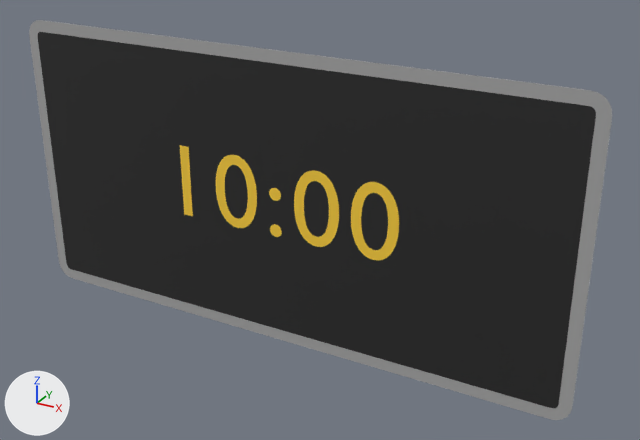
One commit to the glTF model panneaux/24_messages_dynamiques/decompteur.glb: the scene before it, then after it.
Rendered twice from a 50 mm lens placed at (0.696, -1.12, 0.549), pointed at (0.067, 0.024, -0.023). The lights are fixed; the arrows at lower left show +X, +Y and +Z. The older version comes first. Where no turn or scale is listed for an object, it has been applied to the vertices. Vertices at exactly the same position are counted once.

Script lines for the objects in view, before the commit:
```python
me_cadre_354 = bpy.data.meshes.new('cadre.354')
me_cadre_354.from_pydata(...)  # 48 vertices, 92 faces; spans x -0.5..0.5, y 0.0, z -0.25..0.25
me_cadre_354.materials.append(mat_gris_panneau)  # grey #aaaaaa
me_fond_354 = bpy.data.meshes.new('fond.354')
me_fond_354.from_pydata(...)  # 48 vertices, 92 faces; spans x -0.48..0.48, y 0.0, z -0.23..0.23
me_fond_354.materials.append(mat_noir_pictogramme)  # black #272727
me_t_569 = bpy.data.meshes.new('t.569')
me_t_569.from_pydata(...)  # 776 vertices, 1540 faces; spans x -0.185..0.216, y 0.0, z -0.057..0.072
me_t_569.materials.append(mat_ambre_dynamique)  # yellow #ffd33f
ob_decompteur_cadre00 = bpy.data.objects.new('decompteur_cadre00', me_cadre_354)
ob_decompteur_cadre00.location = (0.0, -0.002, 0.0)
ob_decompteur_fond01 = bpy.data.objects.new('decompteur_fond01', me_fond_354)
ob_decompteur_fond01.location = (0.0, -0.002, 0.0)
ob_decompteur_txt02 = bpy.data.objects.new('decompteur_txt02', me_t_569)
ob_decompteur_txt02.location = (0.0, -0.002, 0.0)
```
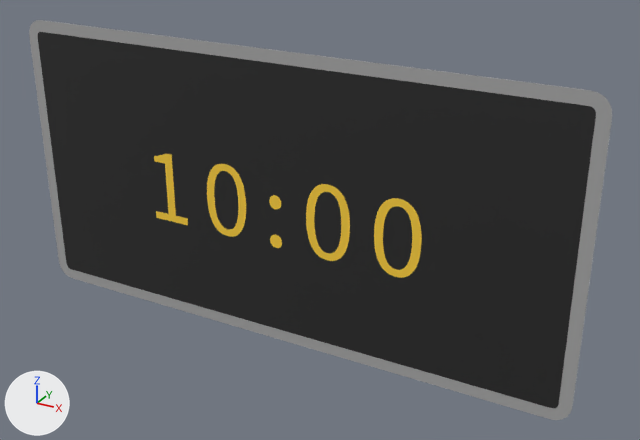
Edits to the scene script, one JSON object a line:
```json
{"block": "me_t_569", "where": "# used by ob_decompteur_txt02; location = (0.0, -0.002, 0.0)"}
{"op": "remove", "block": "me_t_569", "code": "me_t_569.from_pydata(...)  # 776 vertices, 1540 faces; spans x -0.185..0.216, y 0.0, z -0.057..0.072"}
{"op": "add", "block": "me_t_569", "code": "me_t_569.from_pydata(...)  # 812 vertices, 1612 faces; spans x -0.247..0.253, y 0.0, z -0.077..0.053"}
{"block": "me_t_569", "change": "me_t_569 part 1: the loose piece of 96 vertices spanning x -0.011..0.011, y 0.0, z -0.057..-0.035 is scaled about its middle by (-1.02, 1, -1.09), then moved by (0.0, 0.0, -0.019)"}
{"block": "me_t_569", "change": "me_t_569 part 2: the loose piece of 192 vertices spanning x 0.136..0.216, y 0.0, z -0.057..0.072 is rebuilt with 192 vertices and now spans x 0.176..0.253, y 0.0, z -0.077..0.053"}
{"block": "me_t_569", "change": "me_t_569 part 3: a new loose piece of 44 vertices spanning x -0.247..-0.178, y 0.0, z -0.074..0.051, in mat_ambre_dynamique (yellow #ffd33f)"}
{"block": "me_t_569", "change": "me_t_569 part 4: the loose piece of 8 vertices spanning x -0.185..-0.167, y 0.0, z -0.055..0.07 is deleted"}
{"block": "me_t_569", "change": "me_t_569 part 5: 2 vertices moved within x 0.009, y 0.0, z 0.012; 472 vertices removed from x -0.115..0.115, y 0.0, z -0.057..0.072; 472 vertices added at x -0.134..0.134, y 0.0, z -0.077..0.053"}
```

Where the change shows, as pixel boxes [x1, y1, x2, y2] in the pictures (640 x 440 px; the box of a moved part takes in the faces that stretch with it):
```json
{"object": "decompteur_txt02", "change": "reshaped", "before": [180, 145, 399, 260], "after": [154, 153, 422, 278], "on screen": "22% wider, 9% taller"}
{"part": 1, "of": "me_t_569", "change": "moved or reshaped", "before": [270, 224, 282, 237], "after": [270, 235, 282, 248]}
{"part": 2, "of": "me_t_569", "change": "rebuilt", "before": [351, 182, 399, 260], "after": [374, 198, 422, 278]}
{"part": 3, "of": "me_t_569", "change": "added", "after": [154, 153, 188, 225], "on screen": "yellow"}
{"part": 4, "of": "me_t_569", "change": "deleted", "before": [180, 145, 193, 216], "on screen": "yellow"}
{"part": 5, "of": "me_t_569", "change": "moved or reshaped", "before": [216, 155, 339, 247], "after": [207, 164, 350, 261]}
```
